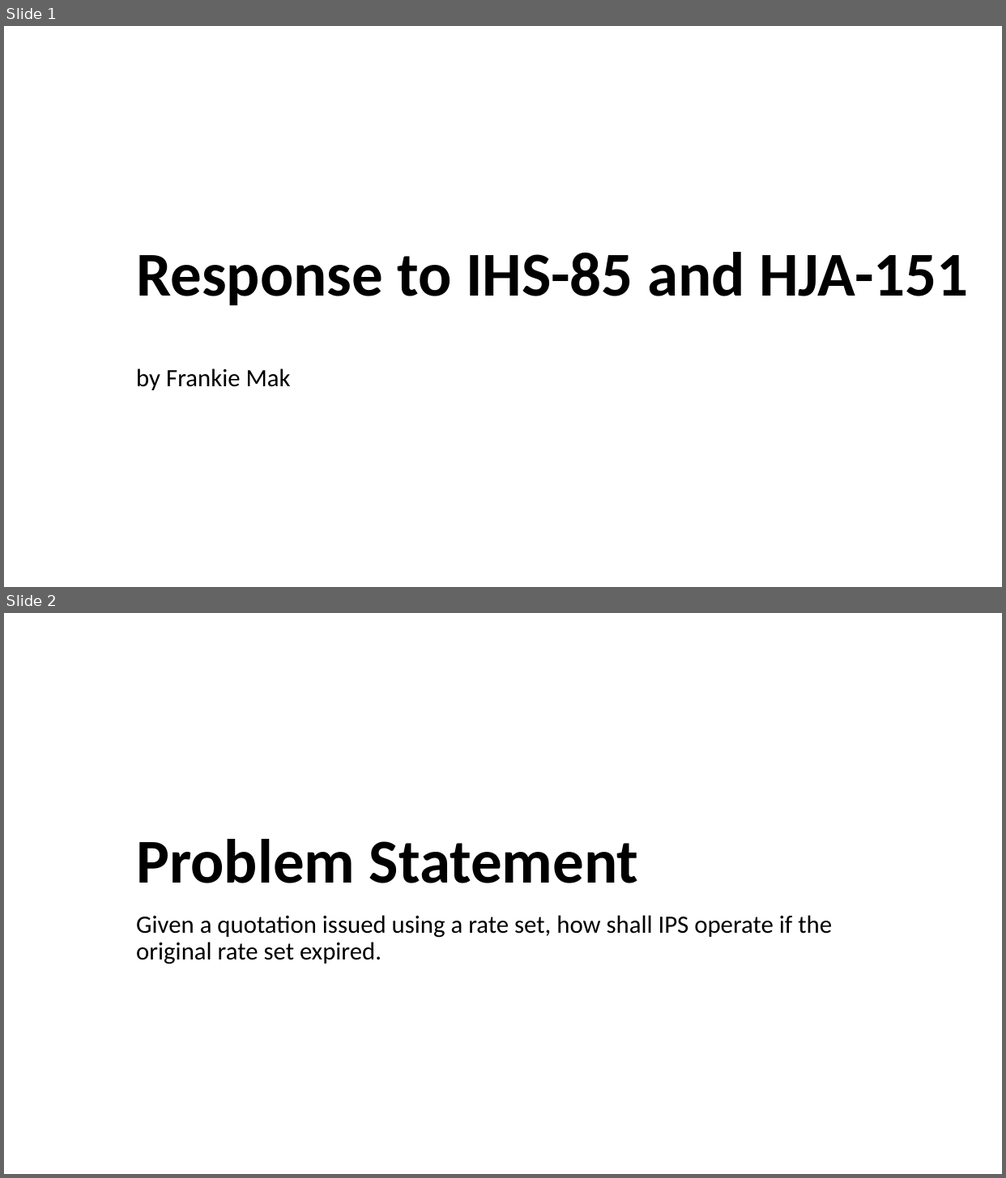
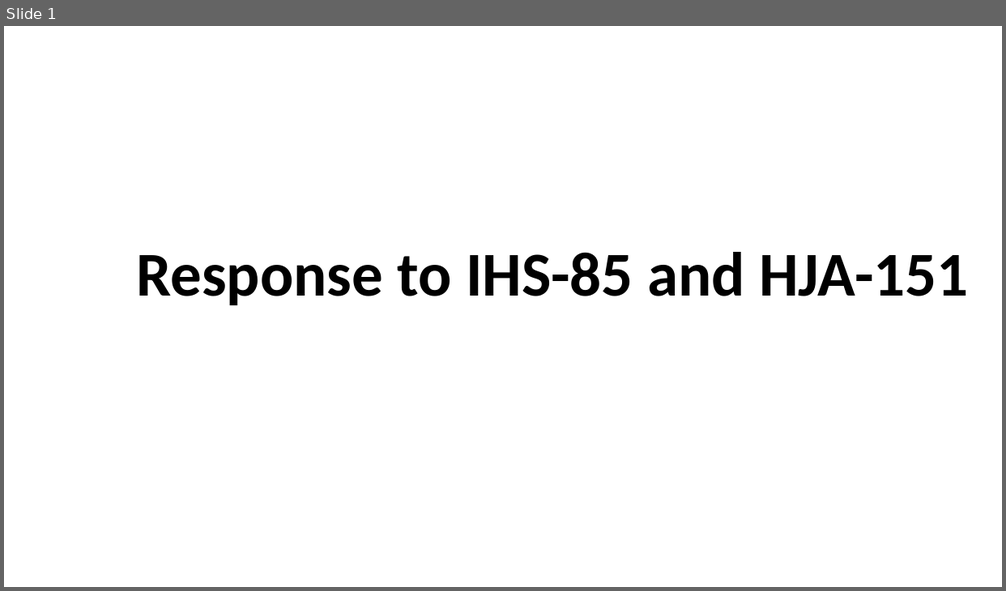
Before and after one commit to frankiemak/general, a slide deck: Presentation1.pptx. Shown one above the other, each under a label of ours: slides 1 and 2 before the commit, slide 1 after it. The pictures are 1006x1178 and 1006x591 pixels, drawn with LibreOffice and Linux fonts; fonts in the diff are those of the drawing. Boxes give left, top, right and bottom in pixels: in the first picture for what was removed or moved away, otherwise in the second. Text is boxed around its words. In the diff, an @@ line names an element or a change of style, - is before the commit and + after.

```diff
--- a/Presentation1.pptx
+++ b/Presentation1.pptx
@@ slide 2 removed at <box>4,613,1002,1174</box>, background #FFFFFF @@
@@ title removed at <box>136,839,639,884</box> @@
-Problem Statement
@@ subtitle removed at <box>136,915,832,965</box> @@
-Given a quotation issued using a rate set, how shall IPS operate if the original rate set expired.
@@ slide 1 changed as well @@
@@ subtitle removed at <box>136,369,291,390</box> @@
-by Frankie Mak
```
Also in this commit, not shown: 3 other slides changed, 7 slides added, 3 other slides removed.
